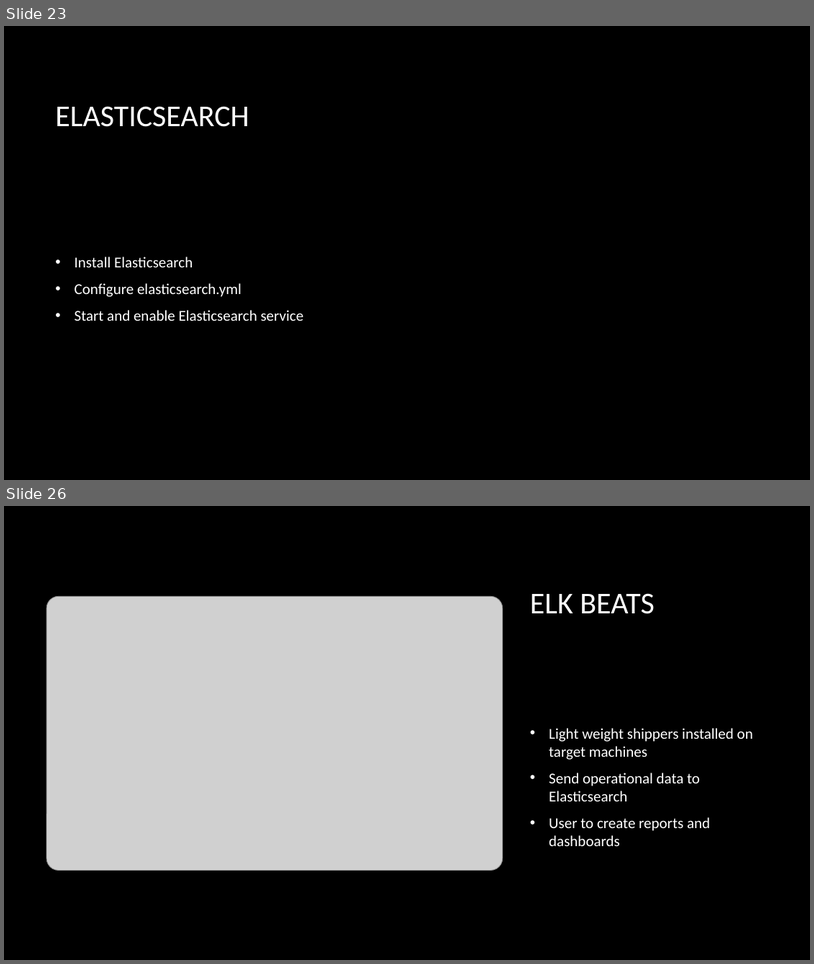
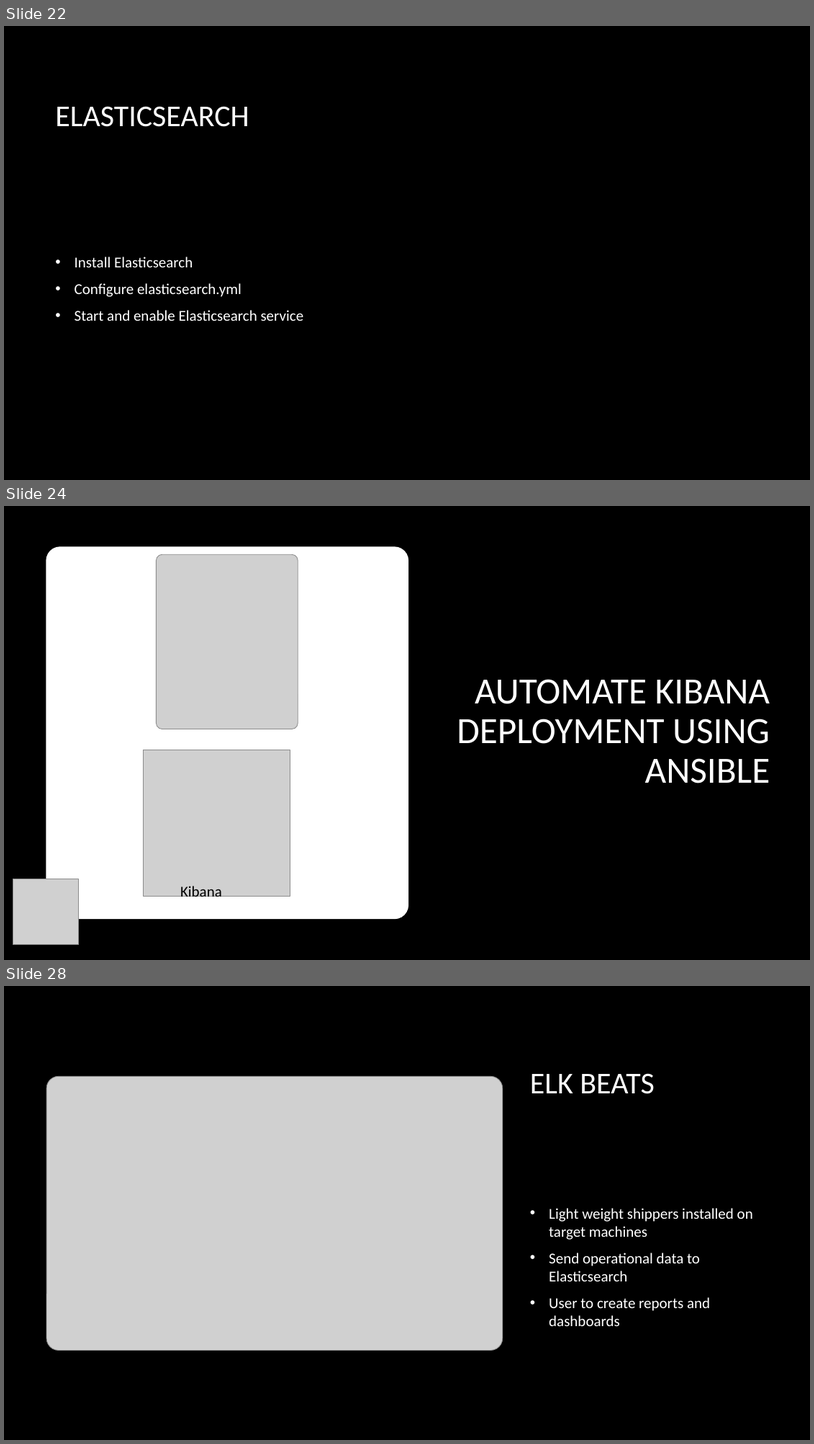
Before and after one commit to guanchaoguo/DeployElasticsearchUsingAnsible, a slide deck: artifacts/presentation/ElasticsearchUsingAnsible.pptx. Shown one above the other, each under a label of ours: slides 23 and 26 before the commit, slides 22, 24 and 28 after it; the slides between them are not shown. The pictures are 814x964 and 814x1444 pixels, drawn with LibreOffice and Linux fonts; fonts in the diff are those of the drawing; grey boxes stand for pictures; background and template pictures are left out. Boxes give left, top, right and bottom in pixels: in the first picture for what was removed or moved away, otherwise in the second. Text is boxed around its words. In the diff, an @@ line names an element or a change of style, - is before the commit and + after.

```diff
--- a/artifacts/presentation/ElasticsearchUsingAnsible.pptx
+++ b/artifacts/presentation/ElasticsearchUsingAnsible.pptx
@@ slide 24 added at [4,506,810,960], background picture (left out) @@
@@ rounded rectangle added at [47,548,407,917], fill #FFFFFF, outline #FFFFFF 4 pt @@
@@ picture added at [157,554,298,728] @@
@@ title added at [457,679,771,783], 44 pt, text #FFFFFF @@
+AUTOMATE KIBANA DEPLOYMENT USING ANSIBLE
@@ picture added at [144,750,290,896] @@
@@ picture added at [13,879,79,944] @@
@@ text added at [180,885,222,901], 18 pt, text #000000 @@
+Kibana
@@ what was slide 23 is now slide 22 @@
@@ what was slide 26 is now slide 28 @@
```
Also in this commit, not shown: 2 slides changed, 24 other slides added, 2 slides removed, 28 other files.
